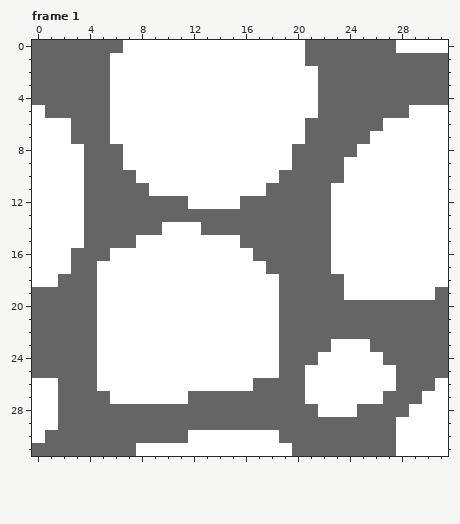
One commit to this pixel-art file: Assets/Sprites/Blocks/Block_19_3.ase. Above, as it was before the edit.
32x32 pixels, 27 frames. Shown: frame 1.
The result:
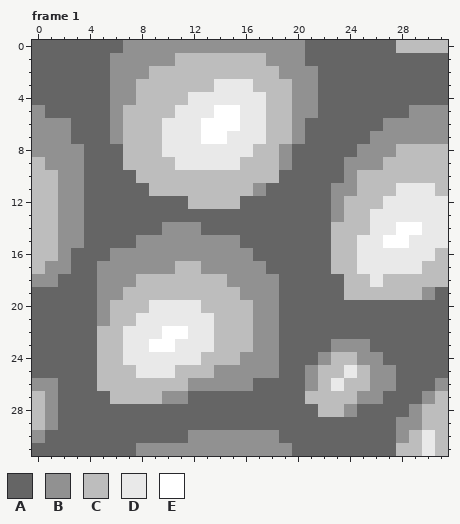
Palette (. is transparent): A #656565  B #919191  C #bdbdbd  D #e9e9e9  E #ffffff
The author wrote: Level 7 Auto - section 2 start
The exact change:
Changed rows in their new state; - is an unchanged pixel.
Frame 1, layer "Layer 2":
first column x 0:
 0 -------BBBBBBBBBBBBBB-------CCCC
 1 ------BBBBBCCCCCCCBBB-----------
 2 ------BBBCCCCCCCCCCBBB----------
 3 ------BBCCCCCCDDDCCCBB----------
 4 ------BBCCCCDDDDDDCCBB----------
 5 B-----BCCCCDDD--DDCCBB-------BBB
 6 BBB---BCCCDDD---DDCCB------BBBBB
 7 BBB---BCCCDDD--DDDCCB-----BBBBBB
 8 BBBB---CCCDDDDDDDCCB-----BBBCCCC
 9 CBBB---CCCCDDDDDCCCB----BBBCCCCC
10 CCBB----CCCCCCCCCCC-----BCCCCCCC
11 CCBB-----CCCCCCCCB-----BBCCCDDDC
12 CCBB--------CCCC-------BCCCDDDDD
13 CCBB-------------------BCCDDDDDD
14 CCBB------BBB----------CCCDD--DD
15 CCBB----BBBBBBBB-------CCDD--DDD
16 CCB---BBBBBBBBBBB------CCDDDDDDC
17 CBB--BBBBBBCCBBBBB-----CCDDDDDCC
18 BB---BBBCCCCCCCBBBB-----CCDCCCCC
19 -----BBCCCCCCCCCBBB-----CCCCCCB-
20 -----BCCCDDDDCCCCBB-------------
21 -----BCCDDDDDDCCCBB-------------
22 -----CCDDD--DDCCCBB-------------
23 -----CCDD--DDDCCCBB----BBB------
24 -----CCDDDDDDCCCBBB---BCCBB-----
25 -----CCCDDDCCCBBBBB--BCCDCBB----
26 BB---CCCCCCCBBBBB----BCDCCBB---B
27 CB----CCCCBB---------CCCCBB---BC
28 CB--------------------CCB----BCC
29 CB--------------------------BBCC
30 B-----------BBBBBBB---------BCDC
31 --------BBBBBBBBBBBB--------CCDC
Pixel boxes of the changes (left, top, right, bottom) in both pictures:
changed: (32, 40, 448, 456)
